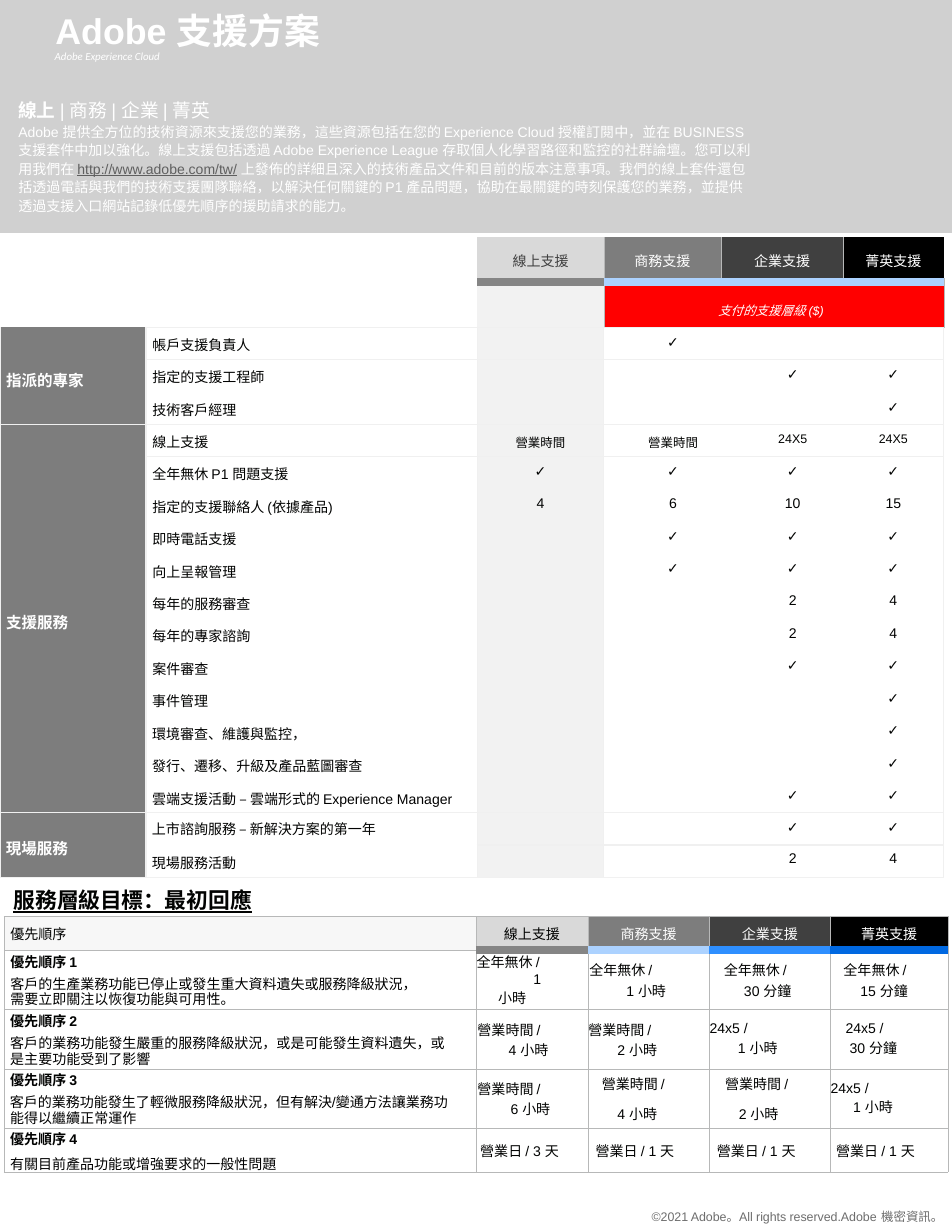
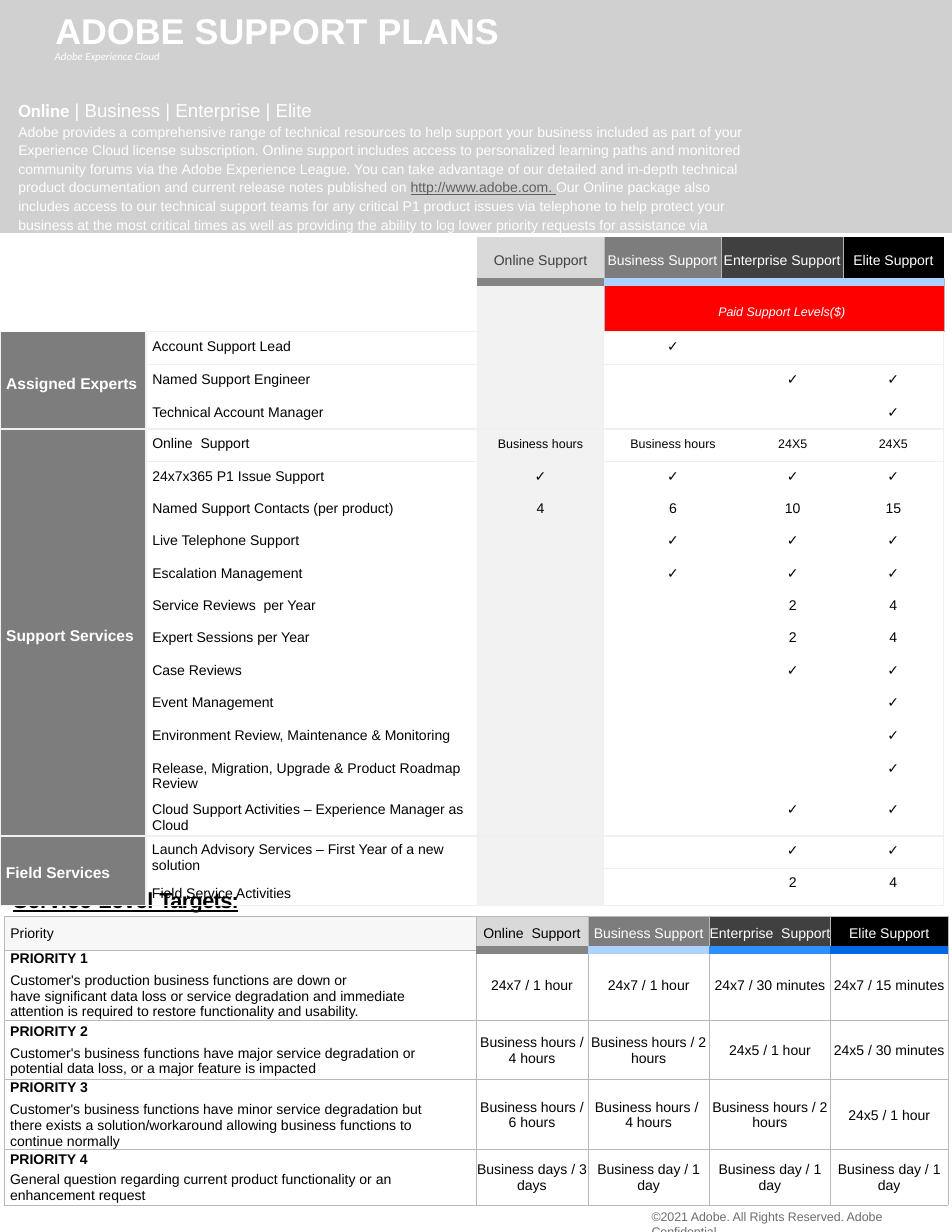
Before and after one commit to AdobeDocs/support-resources.zh-Hant, a slide deck: slide 1 of help/data-sheets/assets/OnlineSupportDatasheet.pptx. Drawn at 952x1232 pixels with LibreOffice and Linux fonts; fonts in the diff are those of the drawing; grey boxes stand for pictures; background and template pictures are left out. Boxes give left, top, right and bottom in pixels: in the first picture for what was removed or moved away, otherwise in the second. Text is boxed around its words. In the diff, an @@ line names an element or a change of style, - is before the commit and + after.

```diff
--- a/help/data-sheets/assets/OnlineSupportDatasheet.pptx
+++ b/help/data-sheets/assets/OnlineSupportDatasheet.pptx
@@ title at (55,19,499,44): text changed @@
-Adobe 支援方案
+ADOBE SUPPORT PLANS
@@ text at (18,104,742,234): text changed @@
-線上 | 商務 | 企業 | 菁英
-Adobe 提供全方位的技術資源來支援您的業務，這些資源包括在您的 Experience Cloud 授權訂閱中，並在 BUSINESS 支援套件中加以強化。線上支援包括透過 Adobe Experience League 存取個人化學習路徑和監控的社群論壇。您可以利用我們在 http://www.adobe.com/tw/ 上發佈的詳細且深入的技術產品文件和目前的版本注意事項。我們的線上套件還包括透過電話與我們的技術支援團隊聯絡，以解決任何關鍵的 P1 產品問題，協助在最關鍵的時刻保護您的業務，並提供透過支援入口網站記錄低優先順序的援助請求的能力。
+Online | Business | Enterprise | Elite
+Adobe provides a comprehensive range of technical resources to help support your business included as part of your Experience Cloud license subscription. Online support includes access to personalized learning paths and monitored community forums via the Adobe Experience League. You can take advantage of our detailed and in-depth technical product documentation and current release notes published on http://www.adobe.com. Our Online package also includes access to our technical support teams for any critical P1 product issues via telephone to help protect your business at the most critical times as well as providing the ability to log lower priority requests for assistance via support web portal.
@@ table at (0,237,943,906) @@
-row 1:  |  | 線上支援 | 商務支援 | 企業支援 |  | 菁英支援
+row 1:  |  | Online Support | Business Support | Enterprise Support |  | Elite Support
-row 2, column 4: 支付的支援層級 ($)
+row 2, column 4: Paid Support Levels($)
-row 3, column 1: 指派的專家
+row 3, column 1: Assigned Experts
-row 3, column 2: 帳戶支援負責人
+row 3, column 2: Account Support Lead
-row 4, column 2: 指定的支援工程師
+row 4, column 2: Named Support Engineer
-row 5, column 2: 技術客戶經理
+row 5, column 2: Technical Account Manager
-row 6: 支援服務 | 線上支援 | 營業時間 | 營業時間 |  | 24X5 | 24X5
+row 6: Support Services | Online Support | Business hours | Business hours |  | 24X5 | 24X5
-row 7, column 2: 全年無休 P1 問題支援
+row 7, column 2: 24x7x365 P1 Issue Support
-row 8, column 2: 指定的支援聯絡人 (依據產品)
+row 8, column 2: Named Support Contacts (per product)
-row 9, column 2: 即時電話支援
+row 9, column 2: Live Telephone Support
-row 10, column 2: 向上呈報管理
+row 10, column 2: Escalation Management
-row 11, column 2: 每年的服務審查
+row 11, column 2: Service Reviews per Year
-row 12, column 2: 每年的專家諮詢
+row 12, column 2: Expert Sessions per Year
-row 13, column 2: 案件審查
+row 13, column 2: Case Reviews
-row 14, column 2: 事件管理
+row 14, column 2: Event Management
-row 15, column 2: 環境審查、維護與監控，
+row 15, column 2: Environment Review, Maintenance & Monitoring
-row 16, column 2: 發行、遷移、升級及產品藍圖審查
+row 16, column 2: Release, Migration, Upgrade & Product Roadmap Review
-row 17, column 2: 雲端支援活動 – 雲端形式的 Experience Manager
+row 17, column 2: Cloud Support Activities – Experience Manager as Cloud
-row 18, column 1: 現場服務
+row 18, column 1: Field Services
-row 18, column 2: 上市諮詢服務 – 新解決方案的第一年 / 現場服務活動
+row 18, column 2: Launch Advisory Services – First Year of a new solution / Field Service Activities
@@ text at (13,891,239,939): text changed @@
-服務層級目標：最初回應
+Service Level Targets: Initial Response
@@ table at (4,916,948,1207) @@
-row 1: 優先順序 | 線上支援 | 商務支援 | 企業支援 | 菁英支援
+row 1: Priority | Online Support | Business Support | Enterprise Support | Elite Support
-row 2: 優先順序 1 / 客戶的生產業務功能已停止或發生重大資料遺失或服務降級狀況，需要立即關注以恢復功能與可用性。 | 全年無休 / 1 小時 | 全年無休 / 1 小時 | 全年無休 / 30 分鐘 | 全年無休 / 15 分鐘
+row 2: PRIORITY 1 / Customer's production business functions are down or have significant data loss or service degradation and immediate attention is required to restore functionality and usability. | 24x7 / 1 hour | 24x7 / 1 hour | 24x7 / 30 minutes | 24x7 / 15 minutes
-row 3: 優先順序 2 / 客戶的業務功能發生嚴重的服務降級狀況，或是可能發生資料遺失，或是主要功能受到了影響 | 營業時間 / 4 小時 | 營業時間 / 2 小時 | 24x5 / 1 小時 | 24x5 / 30 分鐘
+row 3: PRIORITY 2 / Customer's business functions have major service degradation or potential data loss, or a major feature is impacted | Business hours / 4 hours | Business hours / 2 hours | 24x5 / 1 hour | 24x5 / 30 minutes
-row 4: 優先順序 3 / 客戶的業務功能發生了輕微服務降級狀況，但有解決/變通方法讓業務功能得以繼續正常運作 | 營業時間 / 6 小時 | 營業時間 / / 4 小時 | 營業時間 / / 2 小時 | 24x5 / 1 小時
+row 4: PRIORITY 3 / Customer's business functions have minor service degradation but there exists a solution/workaround allowing business functions to continue normally | Business hours / 6 hours | Business hours / 4 hours | Business hours / 2 hours | 24x5 / 1 hour
-row 5: 優先順序 4 / 有關目前產品功能或增強要求的一般性問題 | 營業日 / 3 天 | 營業日 / 1 天 | 營業日 / 1 天 | 營業日 / 1 天
+row 5: PRIORITY 4 / General question regarding current product functionality or an enhancement request | Business days / 3 days | Business day / 1 day | Business day / 1 day | Business day / 1 day
@@ text at (652,1212,883,1224): text changed @@
-©2021 Adobe。All rights reserved.Adobe 機密資訊。
+©2021 Adobe. All Rights Reserved. Adobe Confidential.
```
Also in this commit, not shown: 2 other slides changed, 7 other files.
